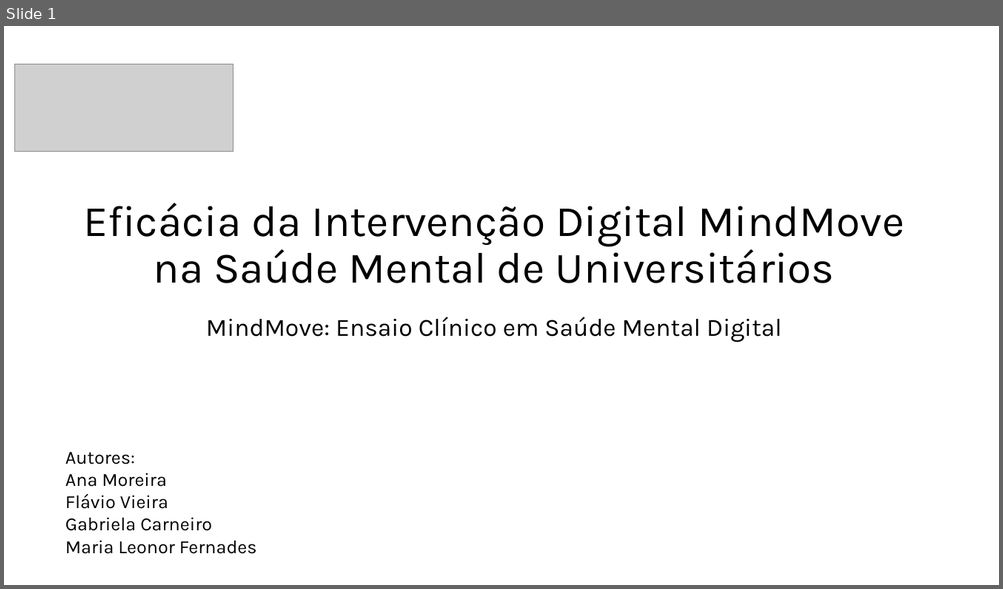
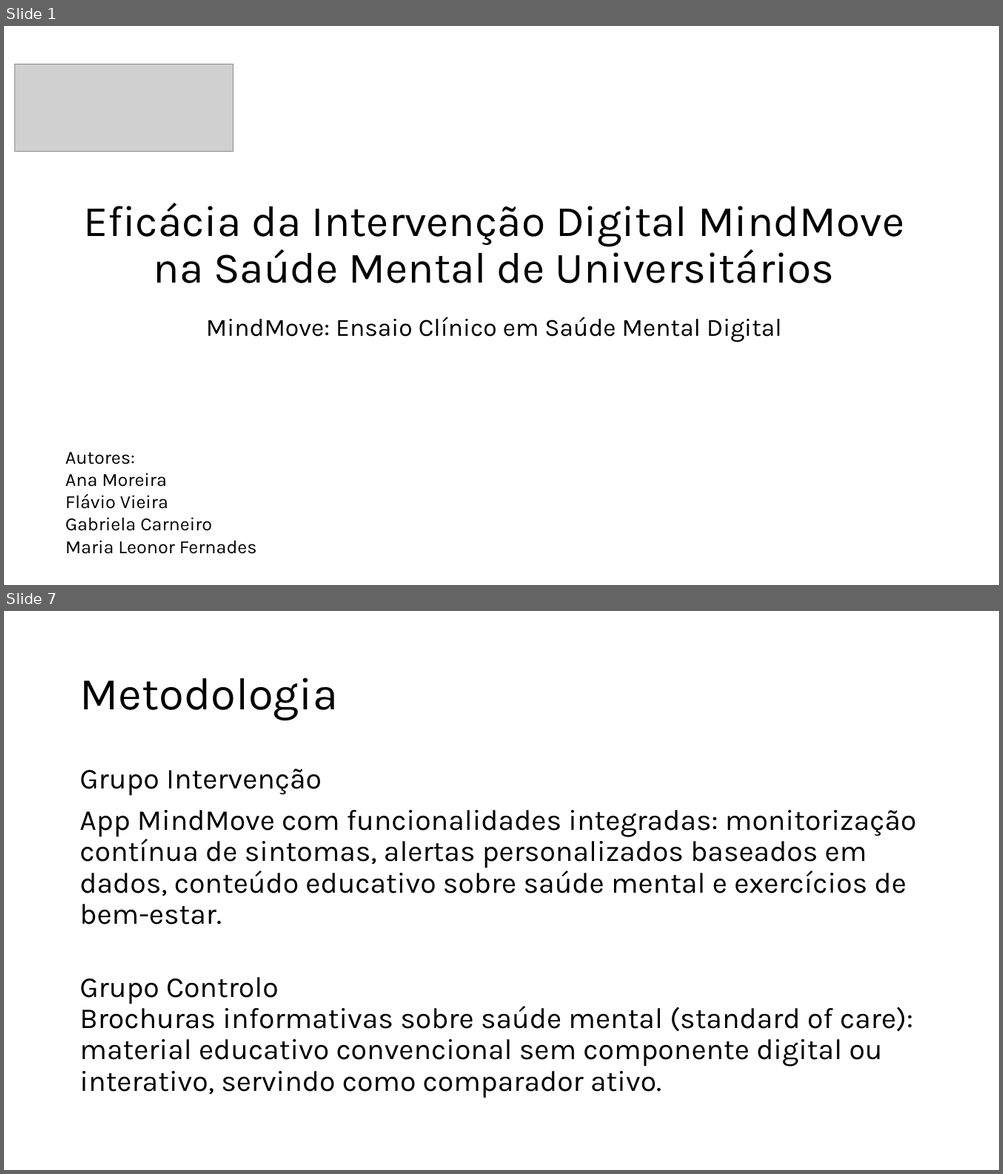
Before and after one commit to sofiawxys/Projeto_FerramentasProdutividade_G_2_E3, a slide deck: projeto_fp_tp10.pptx. Shown one above the other, each under a label of ours: slide 1 before the commit, slides 1 and 7 after it; the slides between them are not shown. The pictures are 1003x589 and 1003x1174 pixels, drawn with LibreOffice and Linux fonts; fonts in the diff are those of the drawing; grey boxes stand for pictures; background and template pictures are left out. Boxes give left, top, right and bottom in pixels: in the first picture for what was removed or moved away, otherwise in the second. Text is boxed around its words. In the diff, an @@ line names an element or a change of style, - is before the commit and + after.

```diff
--- a/projeto_fp_tp10.pptx
+++ b/projeto_fp_tp10.pptx
@@ slide 7 added at box(4, 611, 999, 1170), background #FFFFFF @@
@@ title added at box(79, 678, 337, 721), 44 pt, text #000000 @@
+Metodologia
@@ text added at box(79, 769, 916, 1099), 28 pt, text #000000 @@
+Grupo Intervenção
+App MindMove com funcionalidades integradas: monitorização contínua de sintomas, alertas personalizados baseados em dados, conteúdo educativo sobre saúde mental e exercícios de bem-estar.
+Grupo Controlo
+Brochuras informativas sobre saúde mental (standard of care): material educativo convencional sem componente digital ou interativo, servindo como comparador ativo.
```
Also in this commit, not shown: 5 slides changed, 3 other slides added, 4 slides removed.
